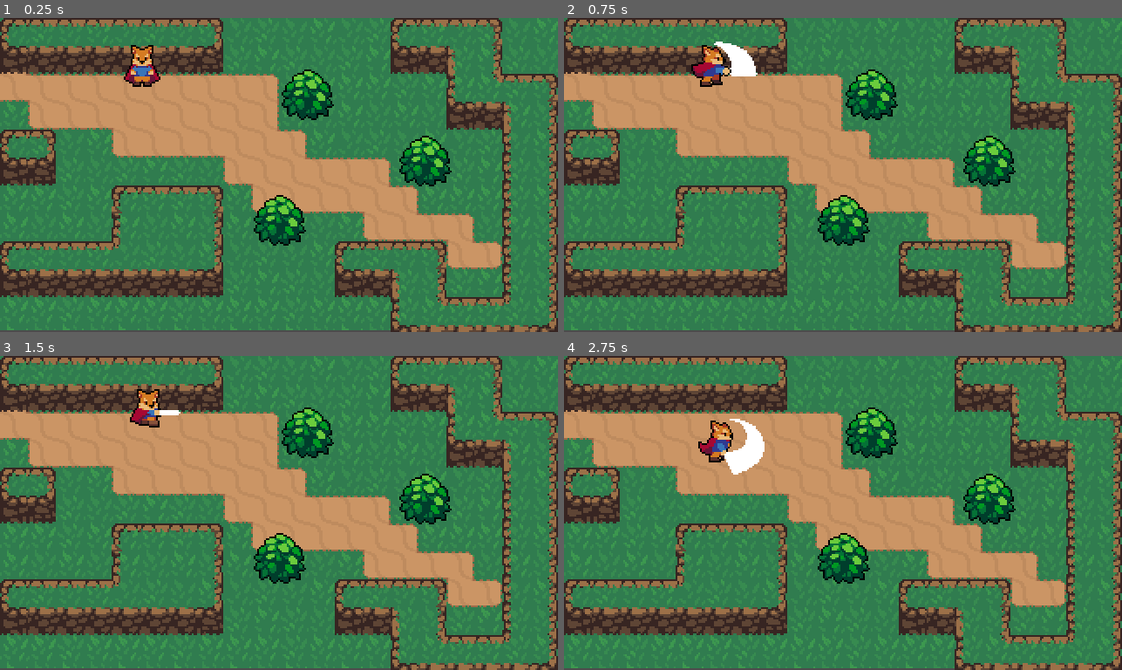
Above: before the commit, frames 1-4 (two rows, left to right).
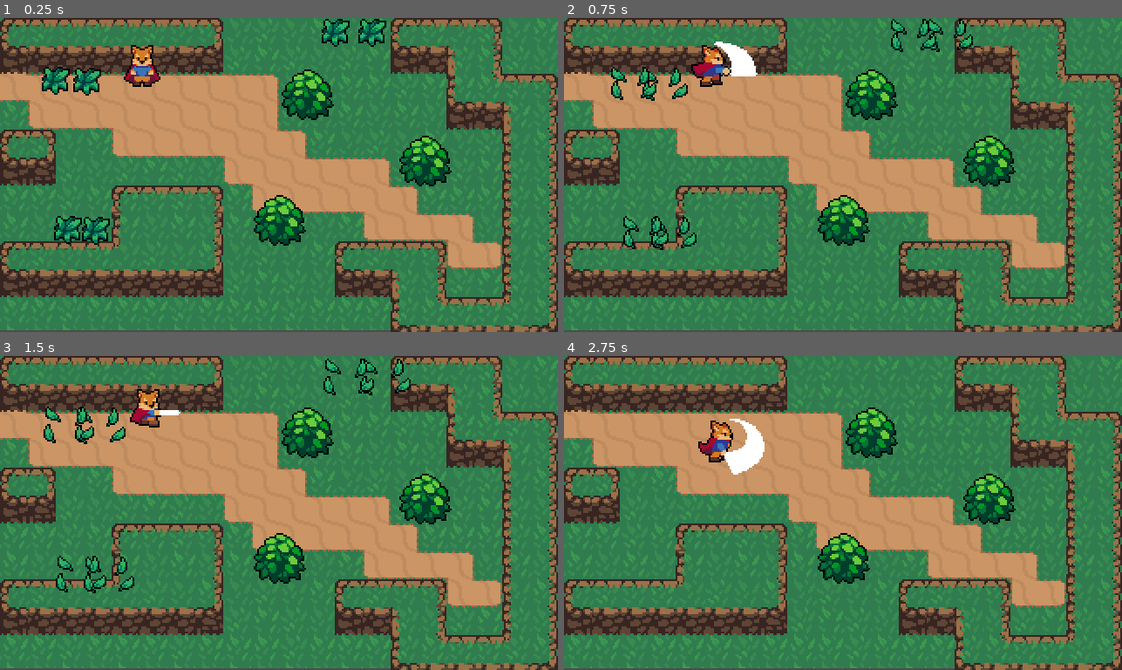
Above: after the commit, the same moments.

Repository: sunsLorenzo/godot_learn
Game: Godot game, scene res://World/world.tscn
Two runs of this game, one before a commit and one after it. Both use one fixed random seed, a clock stepped at 60 frames per second and the inputs below.
Inputs:
- Up to frame 1 (0.25 s): no input
- Up to frame 2 (0.75 s): tap Enter at 0.5 s; hold Right (ui_right) from 0.53 s (still down); hold J (attack) from 0.53 s (still down)
- Up to frame 3 (1.5 s): release Right (ui_right) at 1.28 s; release J (attack) at 1.28 s; hold Down (ui_down) from 1.28 s (still down); tap J (attack) at 1.35 s
- Up to frame 4 (2.75 s): release Down (ui_down) at 2.03 s; hold Right (ui_right) from 2.03 s (still down); hold J (attack) from 2.03 s (still down)

The runs differ from the first frame. In frame 1, 2.0% of the frame differs, in the area x 7-70%, y 0-73%; in frame 2, 1.7%; in frame 3, 1.7%; in frame 4, nothing differs.

Commit message:
animated sprite, Grass --DIE-- Effect

Diff:
--- /dev/null
+++ b/RPG/Effects/grassEffect.gd
@@ -0,0 +1,15 @@
+extends Node2D
+
+onready var animatedSprite = $AnimatedSprite
+
+func _ready():
+	pass
+
+func _process(delta):
+	if Input.is_action_pressed("attack"):
+		animatedSprite.frame = 0
+		animatedSprite.play("Animate")
+
+
+func _on_AnimatedSprite_animation_finished():
+	queue_free()
--- /dev/null
+++ b/RPG/Effects/grassEffect.tscn
@@ -0,0 +1,44 @@
+[gd_scene load_steps=9 format=2]
+
+[ext_resource path="res://Effects/grassEffect.gd" type="Script" id=1]
+[ext_resource path="res://Effects/GrassEffect.png" type="Texture" id=2]
+
+[sub_resource type="AtlasTexture" id=2]
+atlas = ExtResource( 2 )
+region = Rect2( 0, 0, 32, 32 )
+
+[sub_resource type="AtlasTexture" id=3]
+atlas = ExtResource( 2 )
+region = Rect2( 32, 0, 32, 32 )
+
+[sub_resource type="AtlasTexture" id=4]
+atlas = ExtResource( 2 )
+region = Rect2( 64, 0, 32, 32 )
+
+[sub_resource type="AtlasTexture" id=5]
+atlas = ExtResource( 2 )
+region = Rect2( 96, 0, 32, 32 )
+
+[sub_resource type="AtlasTexture" id=6]
+atlas = ExtResource( 2 )
+region = Rect2( 128, 0, 32, 32 )
+
+[sub_resource type="SpriteFrames" id=1]
+animations = [ {
+"frames": [ SubResource( 2 ), SubResource( 3 ), SubResource( 4 ), SubResource( 5 ), SubResource( 6 ) ],
+"loop": false,
+"name": "Animate",
+"speed": 15.0
+} ]
+
+[node name="grassEffect" type="Node2D"]
+script = ExtResource( 1 )
+
+[node name="AnimatedSprite" type="AnimatedSprite" parent="."]
+frames = SubResource( 1 )
+animation = "Animate"
+frame = 4
+playing = true
+centered = false
+offset = Vector2( -8, -8 )
+[connection signal="animation_finished" from="AnimatedSprite" to="." method="_on_AnimatedSprite_animation_finished"]
--- a/RPG/Player/player.gd
+++ b/RPG/Player/player.gd
@@ -16,12 +16,8 @@
 onready var animationTree = $AnimationTree
 onready var animationState = animationTree.get("parameters/playback")
 
-
-
 func _ready():
 	animationTree.active = true
-
-
 
 func _physics_process(delta):
 	match state:
@@ -43,7 +39,6 @@
 		animationTree.set("parameters/Run/blend_position", input_vector)
 		animationTree.set("parameters/Attack/blend_position", input_vector)
 
-
 		animationState.travel("Run")
 		velocity = velocity.move_toward(input_vector*MAX_SPEED, ACCELLERATION)
 	else:
--- a/RPG/Player/player.tscn
+++ b/RPG/Player/player.tscn
@@ -384,7 +384,6 @@
 [node name="AnimationTree" type="AnimationTree" parent="."]
 tree_root = SubResource( 22 )
 anim_player = NodePath("../AnimationPlayer")
-active = true
 parameters/playback = SubResource( 23 )
 parameters/Attack/blend_position = Vector2( -0.286927, -0.124405 )
 parameters/Idel/blend_position = Vector2( -0.00879765, 0.948454 )
--- /dev/null
+++ b/RPG/World/grass.gd
@@ -0,0 +1,11 @@
+extends Node2D
+
+
+func _process(delta):
+	if Input.is_action_pressed("attack"):
+		var grassEffect = load("res://Effects/grassEffect.tscn").instance()
+
+		var world = get_tree().current_scene
+		world.add_child(grassEffect)
+		grassEffect.global_position = global_position # global_position is the position of the grass
+		queue_free()
--- /dev/null
+++ b/RPG/World/grass.tscn
@@ -0,0 +1,10 @@
+[gd_scene load_steps=3 format=2]
+
+[ext_resource path="res://World/Grass.png" type="Texture" id=1]
+[ext_resource path="res://World/grass.gd" type="Script" id=2]
+
+[node name="grass" type="Node2D"]
+script = ExtResource( 2 )
+
+[node name="Grass" type="Sprite" parent="."]
+texture = ExtResource( 1 )
--- a/RPG/World/world.tscn
+++ b/RPG/World/world.tscn
@@ -1,10 +1,11 @@
-[gd_scene load_steps=58 format=2]
+[gd_scene load_steps=59 format=2]
 
 [ext_resource path="res://Player/player.tscn" type="PackedScene" id=1]
 [ext_resource path="res://World/bush.tscn" type="PackedScene" id=2]
 [ext_resource path="res://World/GrassBackground.png" type="Texture" id=3]
 [ext_resource path="res://World/DirtTileset.png" type="Texture" id=4]
 [ext_resource path="res://World/CliffTileset.png" type="Texture" id=5]
+[ext_resource path="res://World/grass.tscn" type="PackedScene" id=6]
 
 [sub_resource type="TileSet" id=1]
 0/name = "DirtTileset.png 0"
@@ -498,7 +499,7 @@
 } ]
 0/z_index = 0
 
-[node name="world" type="YSort"]
+[node name="world" type="Node2D"]
 
 [node name="TextureRectBackground" type="TextureRect" parent="."]
 margin_right = 320.0
@@ -521,18 +522,6 @@
 format = 1
 tile_data = PoolIntArray( 0, 0, 196608, 1, 0, 196609, 2, 0, 196609, 3, 0, 196610, 7, 0, 196608, 8, 0, 7, 65544, 0, 1966 …(284 unchanged characters)…
 
-[node name="player" parent="." instance=ExtResource( 1 )]
-position = Vector2( 82.1589, 25.1754 )
-
-[node name="bush" parent="." instance=ExtResource( 2 )]
-position = Vector2( 244.19, 85.7868 )
-
-[node name="bush2" parent="." instance=ExtResource( 2 )]
-position = Vector2( 176.441, 47.9927 )
-
-[node name="bush3" parent="." instance=ExtResource( 2 )]
-position = Vector2( 160.441, 119.924 )
-
 [node name="GrassBackground" type="Sprite" parent="."]
 visible = false
 scale = Vector2( 2.85714, 2.79126 )
@@ -540,3 +529,39 @@
 centered = false
 region_enabled = true
 region_rect = Rect2( 0, 0, 112, 64 )
+
+[node name="ysort" type="YSort" parent="."]
+
+[node name="player" parent="ysort" instance=ExtResource( 1 )]
+position = Vector2( 82.1589, 25.1754 )
+
+[node name="bushes" type="YSort" parent="ysort"]
+
+[node name="bush" parent="ysort/bushes" instance=ExtResource( 2 )]
+position = Vector2( 244.19, 85.7868 )
+
+[node name="bush2" parent="ysort/bushes" instance=ExtResource( 2 )]
+position = Vector2( 176.441, 47.9927 )
+
+[node name="bush3" parent="ysort/bushes" instance=ExtResource( 2 )]
+position = Vector2( 160.441, 119.924 )
+
+[node name="YSort" type="YSort" parent="ysort"]
+
+[node name="grass" parent="ysort/YSort" instance=ExtResource( 6 )]
+position = Vector2( 54.8752, 121.938 )
+
+[node name="grass2" parent="ysort/YSort" instance=ExtResource( 6 )]
+position = Vector2( 39.1234, 121.475 )
+
+[node name="grass3" parent="ysort/YSort" instance=ExtResource( 6 )]
+position = Vector2( 213.32, 8.43247 )
+
+[node name="grass4" parent="ysort/YSort" instance=ExtResource( 6 )]
+position = Vector2( 192.441, 8.43247 )
+
+[node name="grass5" parent="ysort/YSort" instance=ExtResource( 6 )]
+position = Vector2( 50.2423, 36.6931 )
+
+[node name="grass6" parent="ysort/YSort" instance=ExtResource( 6 )]
+position = Vector2( 32.174, 35.7665 )
